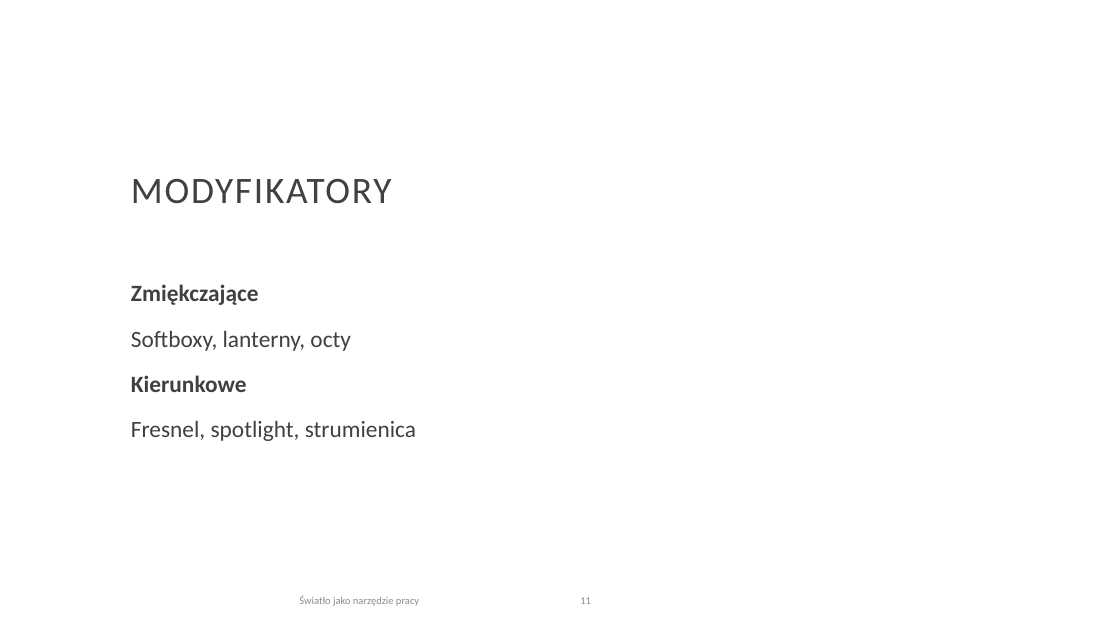
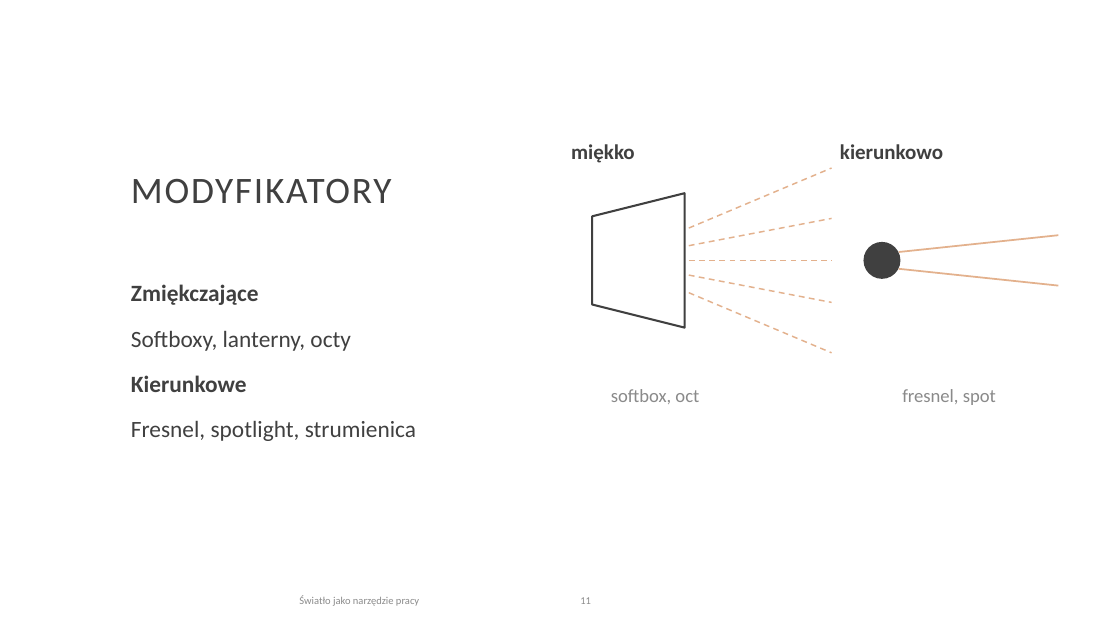
Before and after one commit to kontakt334/4eyes, a slide deck: slide 11 of projekty/warsztaty-beauty-product/swiatlo-jako-narzedzie-pracy-v2.pptx. Drawn at 1120x630 pixels with LibreOffice and Linux fonts; fonts in the diff are those of the drawing; background and template pictures are left out. Boxes give left, top, right and bottom in pixels: in the first picture for what was removed or moved away, otherwise in the second. Text is boxed around its words. In the diff, an @@ line names an element or a change of style, - is before the commit and + after.

```diff
--- a/projekty/warsztaty-beauty-product/swiatlo-jako-narzedzie-pracy-v2.pptx
+++ b/projekty/warsztaty-beauty-product/swiatlo-jako-narzedzie-pracy-v2.pptx
@@ text added at [571, 144, 635, 163], 18 pt, text #404040, bold @@
+miękko
@@ text added at [840, 144, 943, 159], 18 pt, text #404040, bold @@
+kierunkowo
@@ line added from (689, 228) to (832, 168), #E3B18D 1.25 pt dashed @@
@@ trapezoid added at [592, 193, 685, 328], outline #404040 1.75 pt @@
@@ line added from (689, 245) to (832, 218), #E3B18D 1.25 pt dashed @@
@@ line added from (899, 252) to (1059, 235), #E3B18D 1.5 pt @@
@@ line added from (689, 260) to (832, 260), #E3B18D 1.25 pt dashed @@
@@ ellipse added at [864, 242, 901, 279], fill #404040 @@
@@ line added from (899, 269) to (1059, 286), #E3B18D 1.5 pt @@
@@ line added from (689, 275) to (832, 302), #E3B18D 1.25 pt dashed @@
@@ line added from (689, 292) to (832, 353), #E3B18D 1.25 pt dashed @@
@@ text added at [611, 389, 699, 404], 16 pt, text #8A8A8A @@
+softbox, oct
@@ text added at [902, 389, 996, 405], 16 pt, text #8A8A8A @@
+fresnel, spot
```
Also in this commit, not shown: 9 other slides changed, 1 slide removed, 2 other files.
